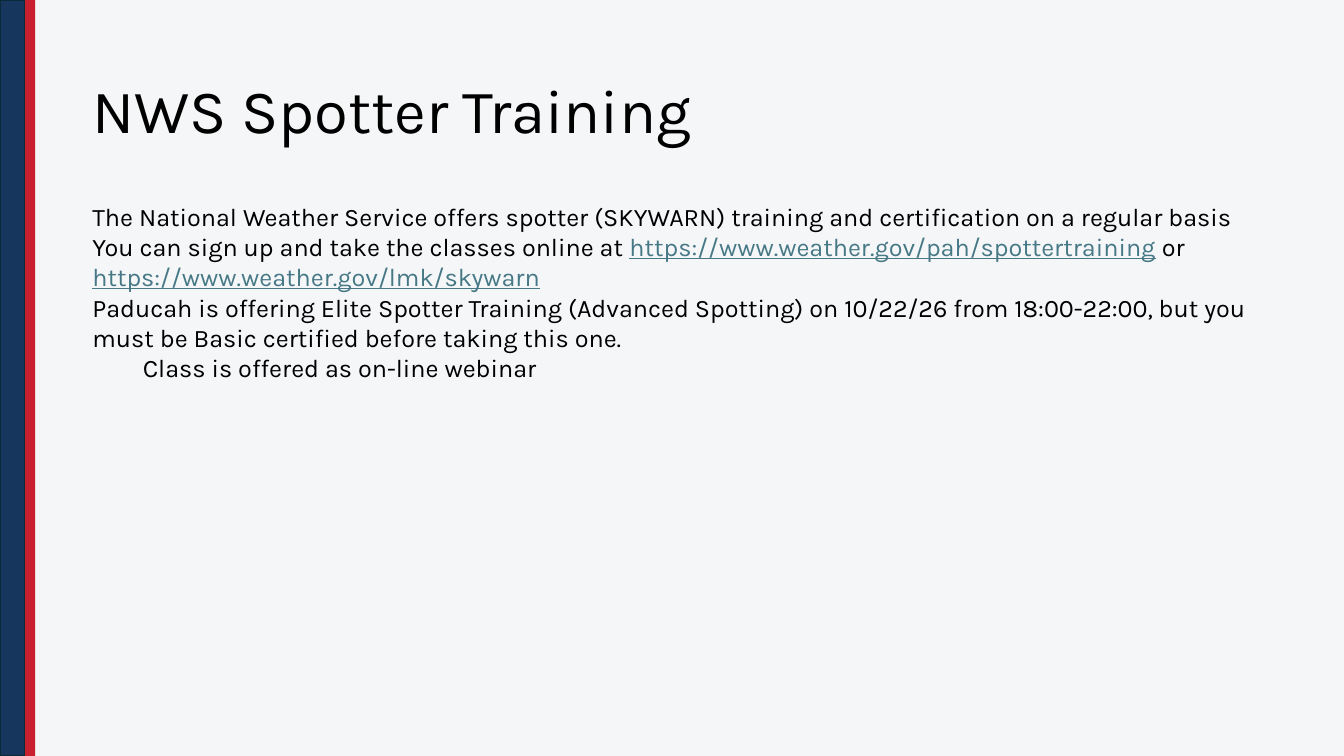
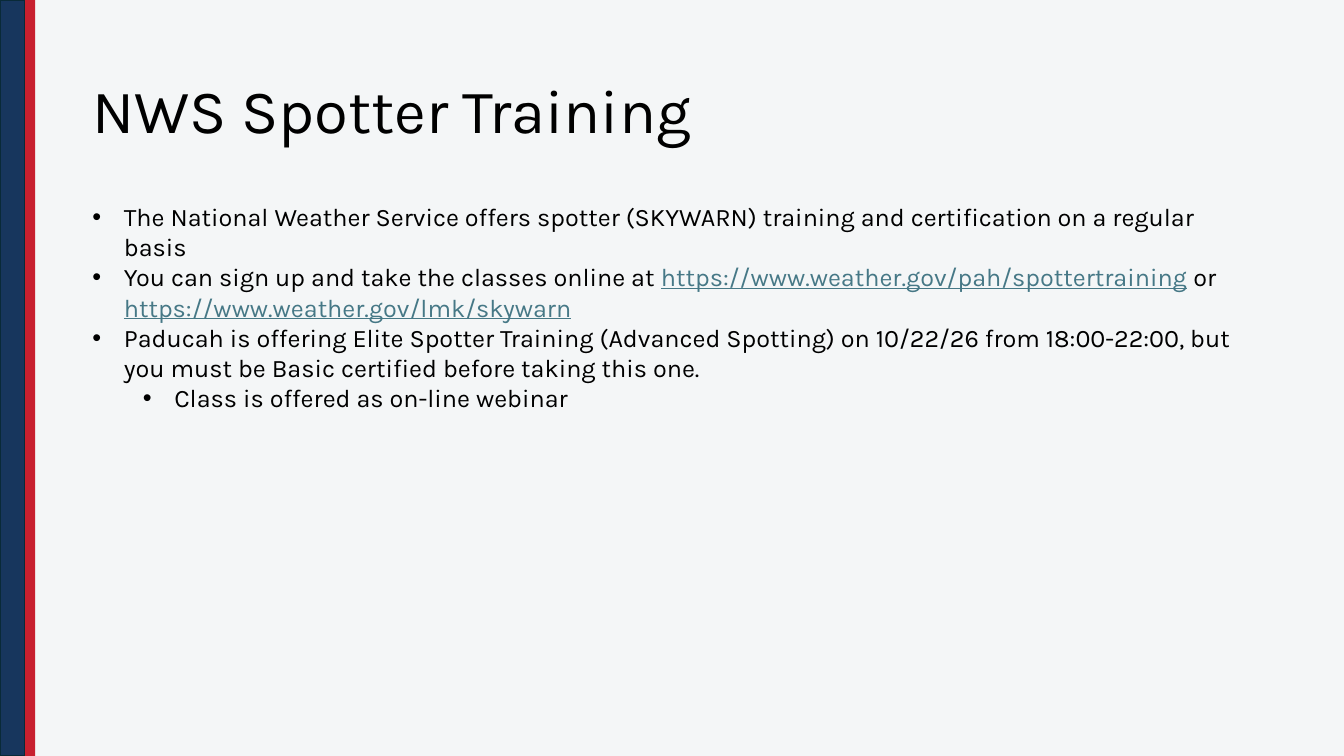
Before and after one commit to nathanielbutts/nathanielbutts.github.io, a slide deck: slide 9 of documents/training/WCKY ARES Meeting 20260903.pptx. Drawn at 1344x756 pixels with LibreOffice and Linux fonts; fonts in the diff are those of the drawing; background and template pictures are left out. Boxes give left, top, right and bottom in pixels: in the first picture for what was removed or moved away, otherwise in the second. Text is boxed around its words. In the diff, an @@ line names an element or a change of style, - is before the commit and + after.

```diff
--- a/documents/training/WCKY ARES Meeting 20260903.pptx
+++ b/documents/training/WCKY ARES Meeting 20260903.pptx
@@ text "The National Weather Service offers ..." at [124,208,1230,408]: bullet none to •; more space between paragraphs @@
```
Also in this commit, not shown: 8 other slides changed, 2 other files.
